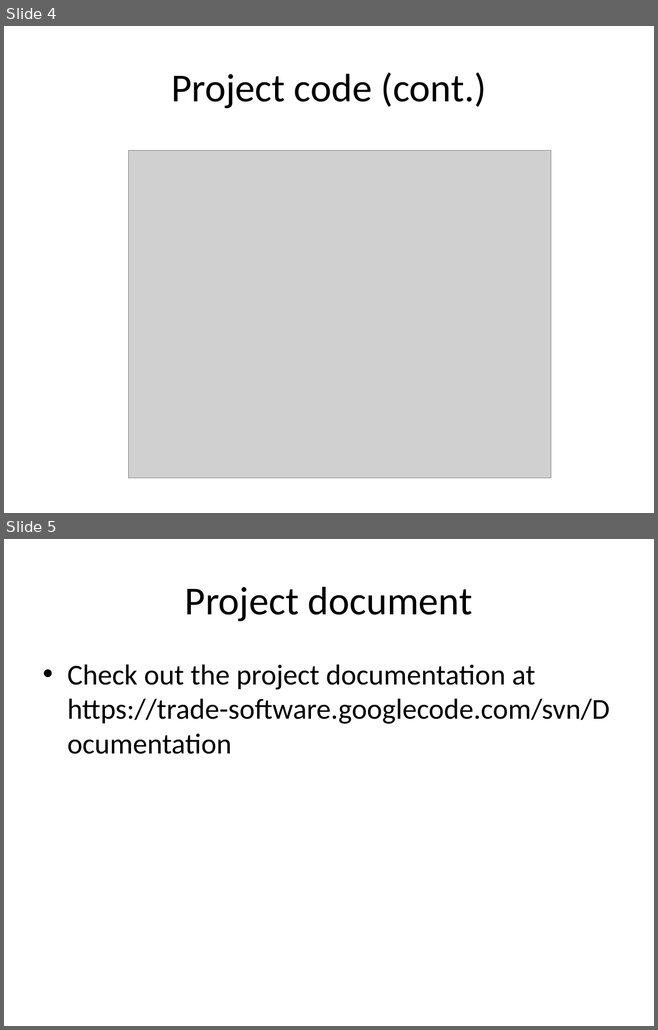
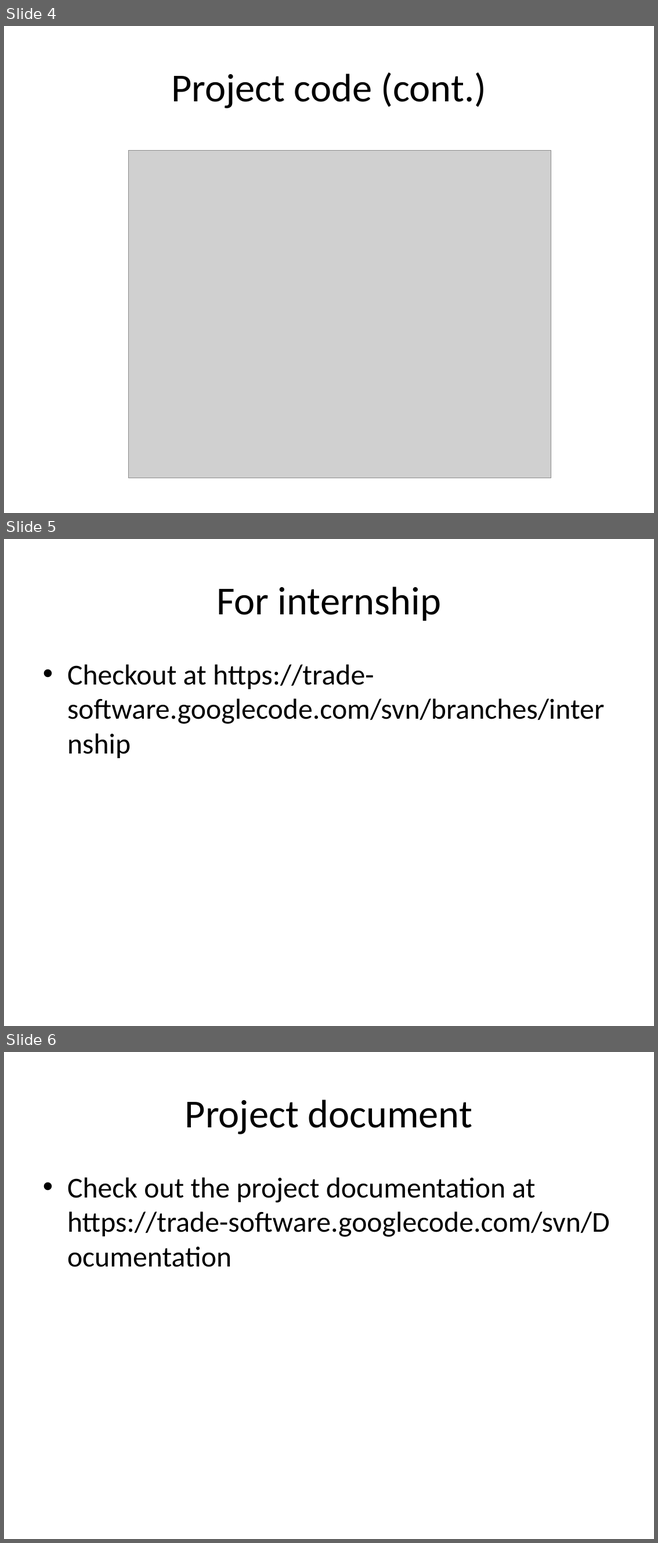
Before and after one commit to oghenez/trade-software, a slide deck: Documentation/Project Management/Configuration Management Plan.ppt. Shown one above the other, each under a label of ours: slides 4 and 5 before the commit, slides 4, 5 and 6 after it. The pictures are 658x1030 and 658x1543 pixels, drawn with LibreOffice and Linux fonts; fonts in the diff are those of the drawing; grey boxes stand for pictures. Boxes give left, top, right and bottom in pixels: in the first picture for what was removed or moved away, otherwise in the second. Text is boxed around its words. In the diff, an @@ line names an element or a change of style, - is before the commit and + after.

```diff
--- a/Documentation/Project Management/Configuration Management Plan.ppt
+++ b/Documentation/Project Management/Configuration Management Plan.ppt
@@ slide 5 added at (x1=4, y1=539, x2=654, y2=1026), background #FFFFFF @@
@@ title added at (x1=216, y1=587, x2=441, y2=621), 44 pt, text #000000 @@
+For internship
@@ text added at (x1=67, y1=664, x2=604, y2=724), 32 pt, text #000000 @@
+• Checkout at https://trade-software.googlecode.com/svn/branches/internship
@@ what was slide 5 is now slide 6 @@
```
